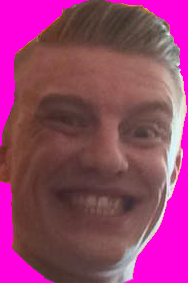
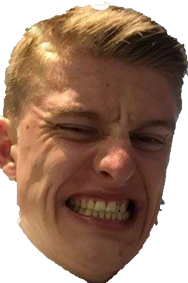
Comparing the layer stacks of the two 188 x 283 images. Changes:
added layer "Layer 2" above "Layer 1 copy" over [left=0, top=2, right=188, bottom=283]
hid "Layer 1" over [left=0, top=0, right=187, bottom=283]
hid "Layer 0" over [left=0, top=0, right=188, bottom=283]
